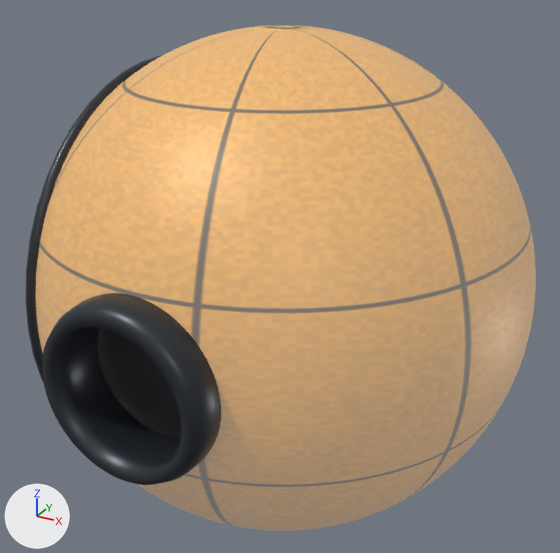
Two versions of the glTF model packages/app/public/models/collector.glb, one commit apart.
One viewpoint serves both versions: a 50 mm lens placed at (1.42, -2.6, 1.3), pointed at (-0.01, 0.0, 0.0). Arrows for +X, +Y and +Z are at lower left; the lights stay in place. The first picture is the older version. Where no turn or scale is listed for an object, it has been applied to the vertices.

In view in the first picture: 'CollectorBody', 'CollectorSolarBezel', 'CollectorStarboardCuff', 'CollectorStarboardIris.003', 'CollectorStarboardIris.004', 'CollectorStarboardIris.005' and 2 more.
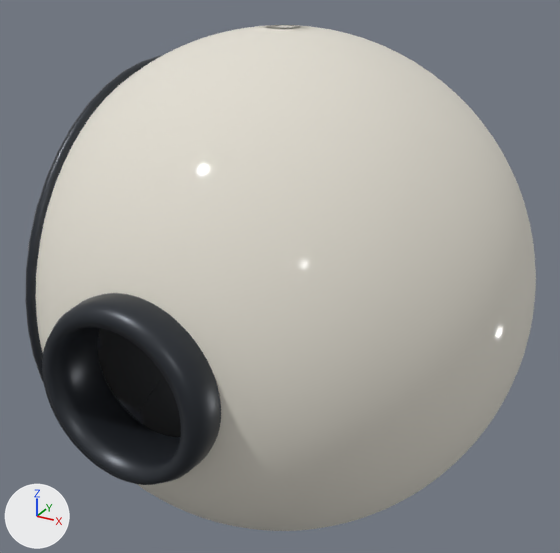
Scene script edits in JSON lines:
```json
{"op": "add", "block": "mat_ranger_hull", "code": ["mat_ranger_hull = principled_material('Ranger Hull')", "mat_ranger_hull.base_color = (0.807, 0.776, 0.694)  # white #e8e4d9", "mat_ranger_hull.metallic = 0.15", "mat_ranger_hull.roughness = 1.0", "mat_ranger_hull.coat_weight = 0.15", "mat_ranger_hull.coat_roughness = 0.08"]}
{"block": "me_collectorbody", "where": "me_collectorbody.from_pydata(...)  # 4440 vertices, 8816 faces; spans x -1.0..1.0, y -0.97..0.97, z -1.0..1.0"}
{"op": "remove", "block": "me_collectorbody", "code": "me_collectorbody.materials.append(mat_facility_bronze)  # picture img_facility_bronze"}
{"op": "add", "block": "me_collectorbody", "code": "me_collectorbody.materials.append(mat_ranger_hull)  # white #e8e4d9"}
```

Changed parts and their boxes (x1, y1, x2, y2) in the pictures (560 x 553 px):
```json
{"object": "CollectorBody", "change": "recoloured", "before": [36, 25, 536, 531], "after": [36, 25, 536, 531], "on screen": "beige to white"}
```
